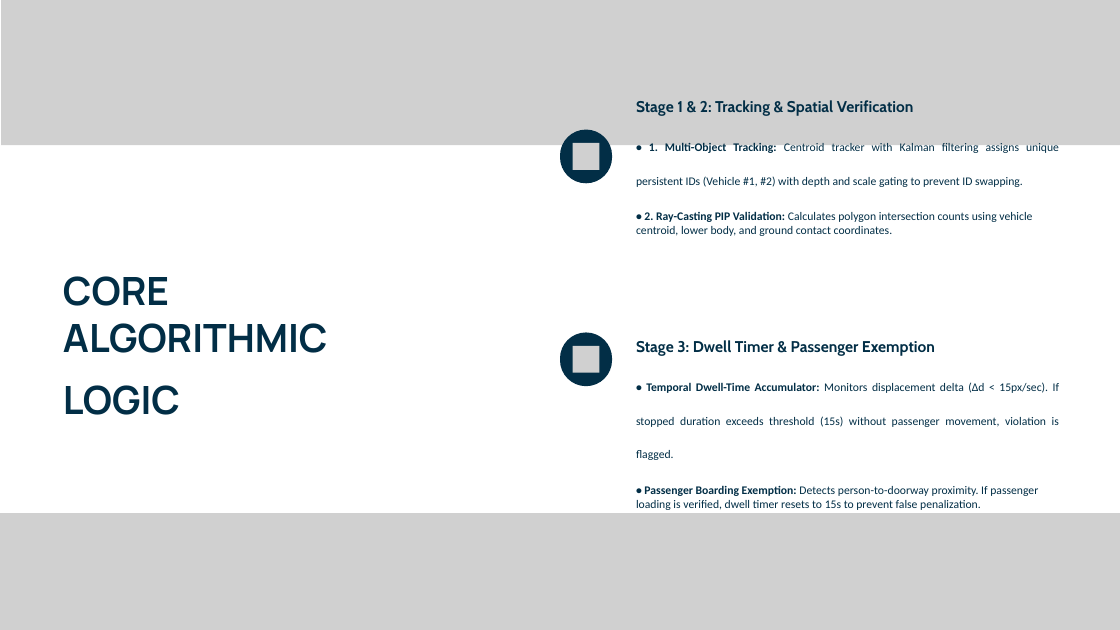
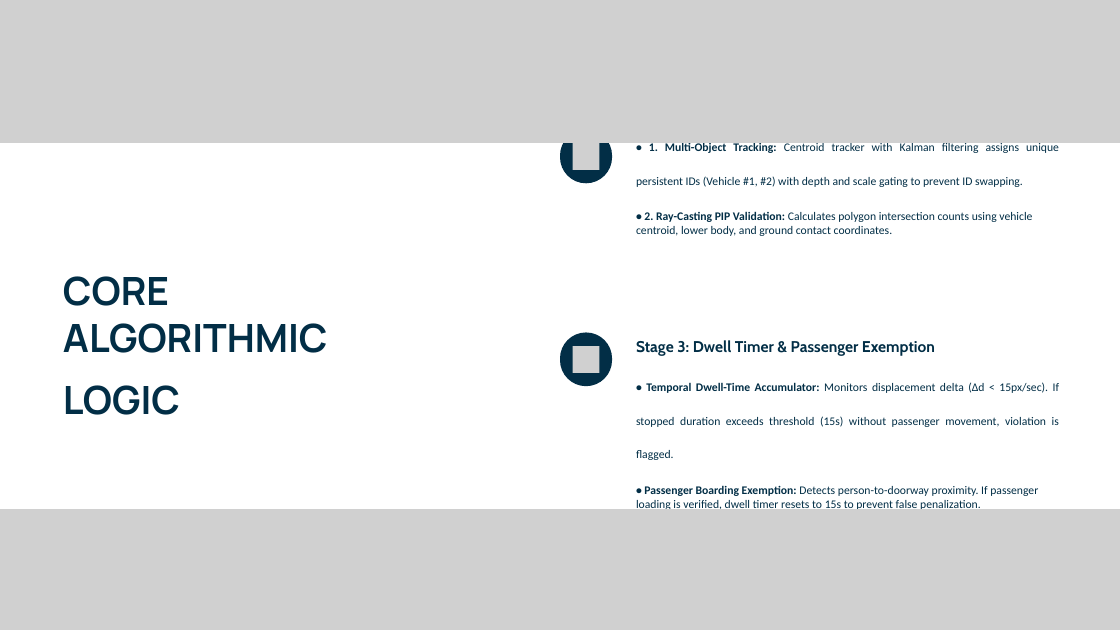
Before and after one commit to Chun-taro/AI-Powered-Yellow-Box-Zone-Violation-Monitoring-System, a slide deck: slide 9 of docs/Capstone3_PPT.pptx. Drawn at 1120x630 pixels with LibreOffice and Linux fonts; fonts in the diff are those of the drawing; grey boxes stand for pictures; background and template pictures are left out. Boxes give left, top, right and bottom in pixels: in the first picture for what was removed or moved away, otherwise in the second. Text is boxed around its words. In the diff, an @@ line names an element or a change of style, - is before the commit and + after.

```diff
--- a/docs/Capstone3_PPT.pptx
+++ b/docs/Capstone3_PPT.pptx
@@ picture at [0,0,1120,143]: outline redrawn @@
@@ picture: place and size @@
-picture at [0,513,1120,630]
+picture at [0,509,1120,630]
```
Also in this commit, not shown: 10 other slides changed, 2 other files.
